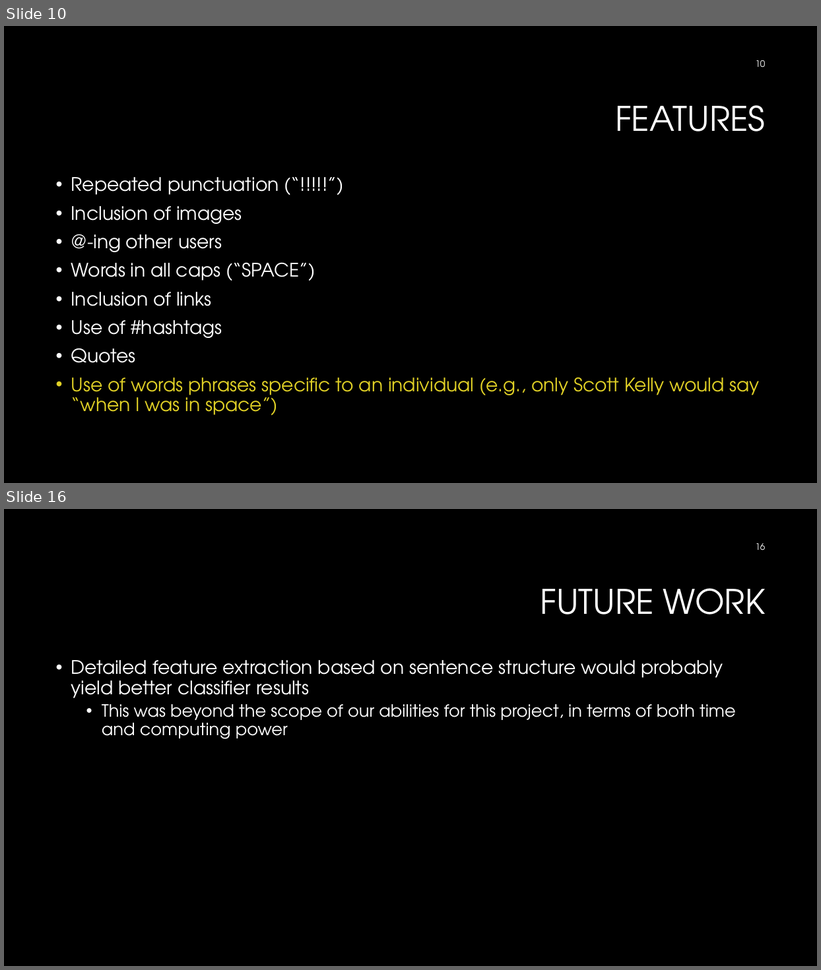
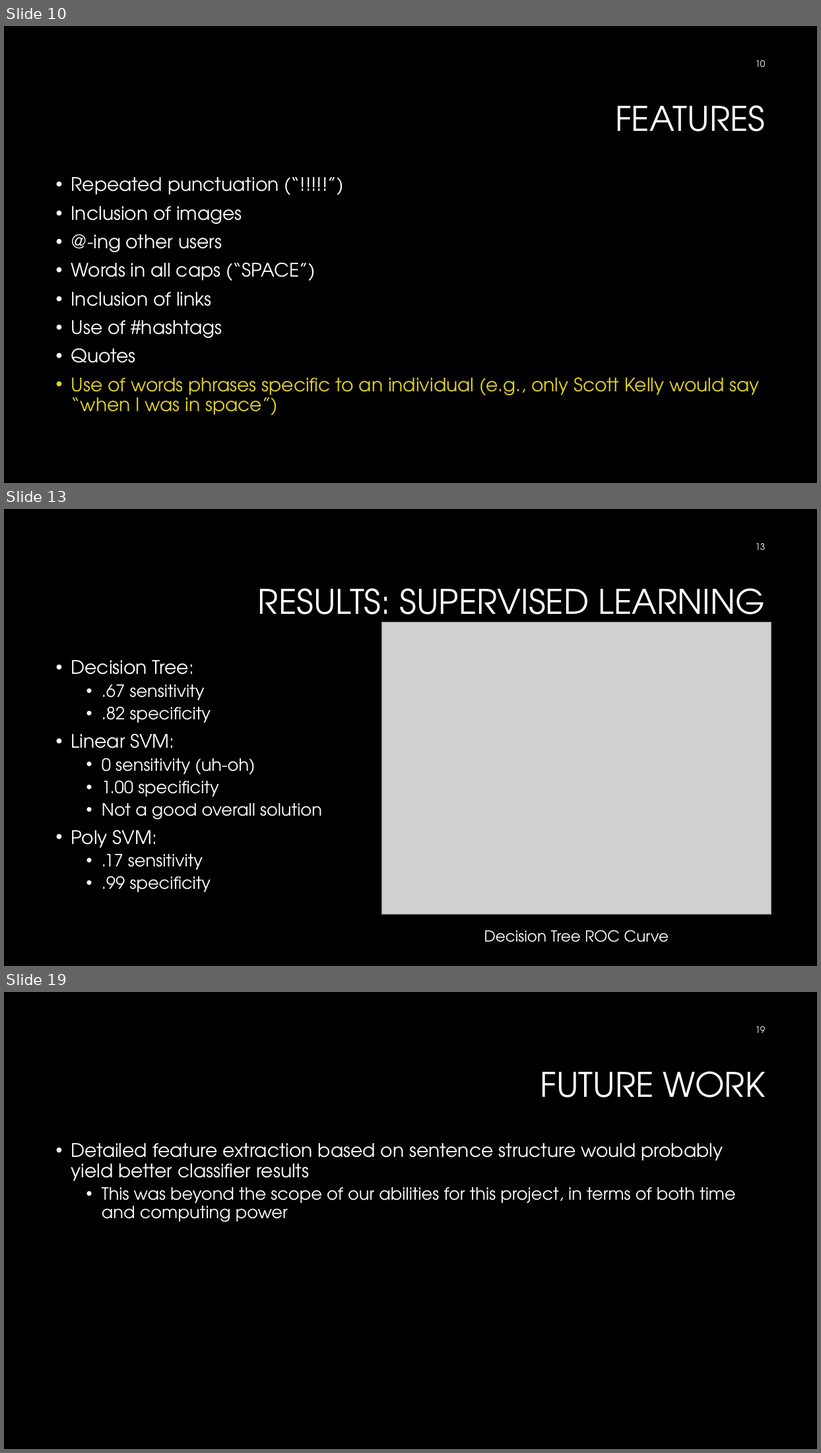
Before and after one commit to nphtan/COSC522, a slide deck: presentation.pptx. Shown one above the other, each under a label of ours: slides 10 and 16 before the commit, slides 10, 13 and 19 after it; the slides between them are not shown. The pictures are 821x970 and 821x1453 pixels, drawn with LibreOffice and Linux fonts; fonts in the diff are those of the drawing; grey boxes stand for pictures; background and template pictures are left out. Boxes give left, top, right and bottom in pixels: in the first picture for what was removed or moved away, otherwise in the second. Text is boxed around its words. In the diff, an @@ line names an element or a change of style, - is before the commit and + after.

```diff
--- a/presentation.pptx
+++ b/presentation.pptx
@@ slide 13 added at (4,509,817,966), background #000000 @@
@@ page number added at (756,543,766,550), 10.5 pt, text #FFFFFF @@
+13
@@ title added at (258,588,765,630), 40 pt, text #FFFFFF @@
+RESULTS: SUPERVISED LEARNING
@@ picture added at (382,623,772,915) @@
@@ text added at (71,660,322,892), 20 pt, text #FFFFFF @@
+• Decision Tree:
+  • .67 sensitivity
+  • .82 specificity
+• Linear SVM:
+  • 0 sensitivity (uh-oh)
+  • 1.00 specificity
+  • Not a good overall solution
+• Poly SVM:
+  • .17 sensitivity
+  • .99 specificity
@@ text added at (484,930,669,943), 18 pt, text #FFFFFF @@
+Decision Tree ROC Curve
@@ what was slide 16 is now slide 19 @@
@@ page number at (756,1026,766,1033): text changed @@
-16
+19
```
Also in this commit, not shown: 6 slides changed, 2 other slides added, 1 other file.
